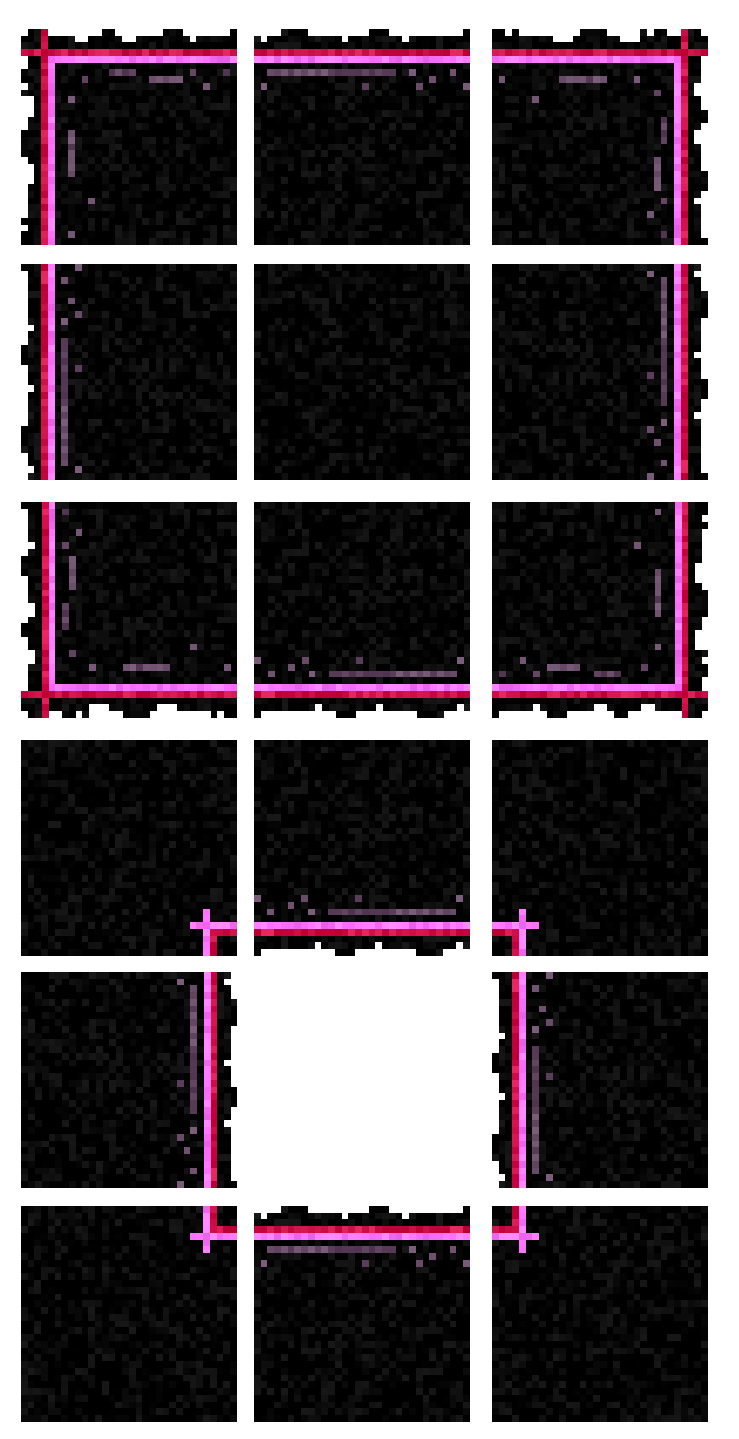
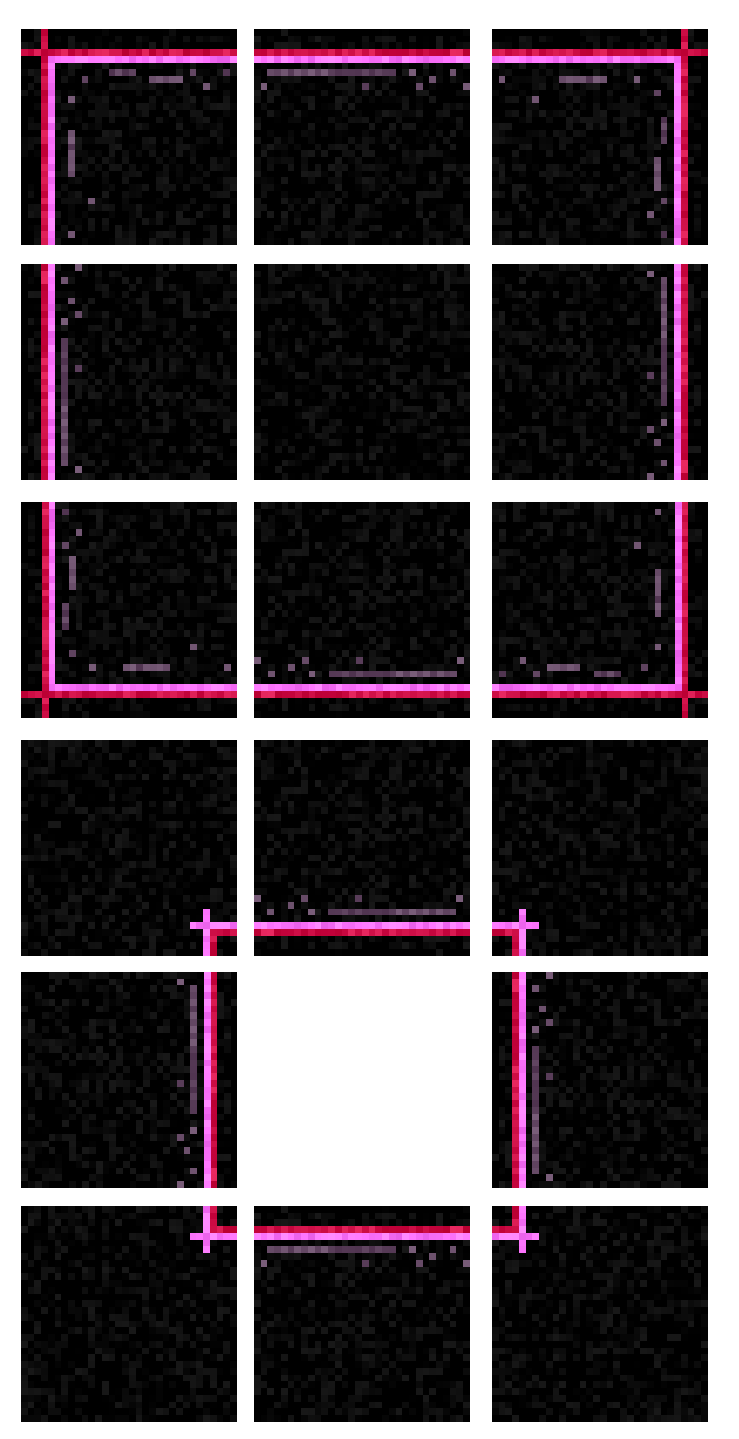
Comparing the layer stacks of the two 739 × 1439 images. Changes:
added layer "Layer 1" in group "Outer Rounding" over 21, 29, 708, 1219
